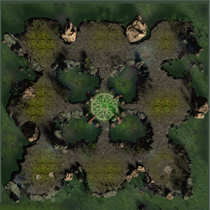
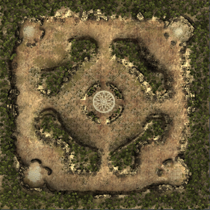
Revision of a layered (210, 210) image; what changed, layer by layer:
added layer "Camada 2" above "Camada 1" over (x1=0, y1=0, x2=210, y2=210)
